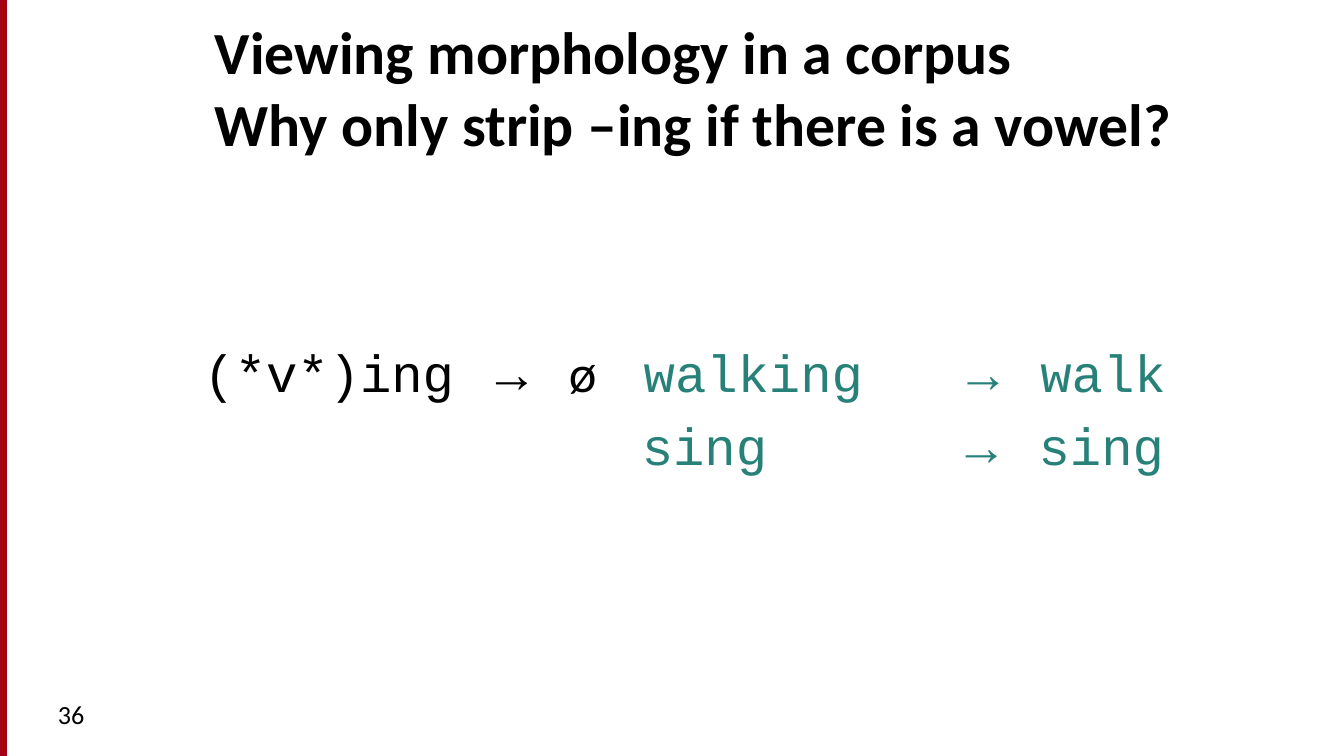
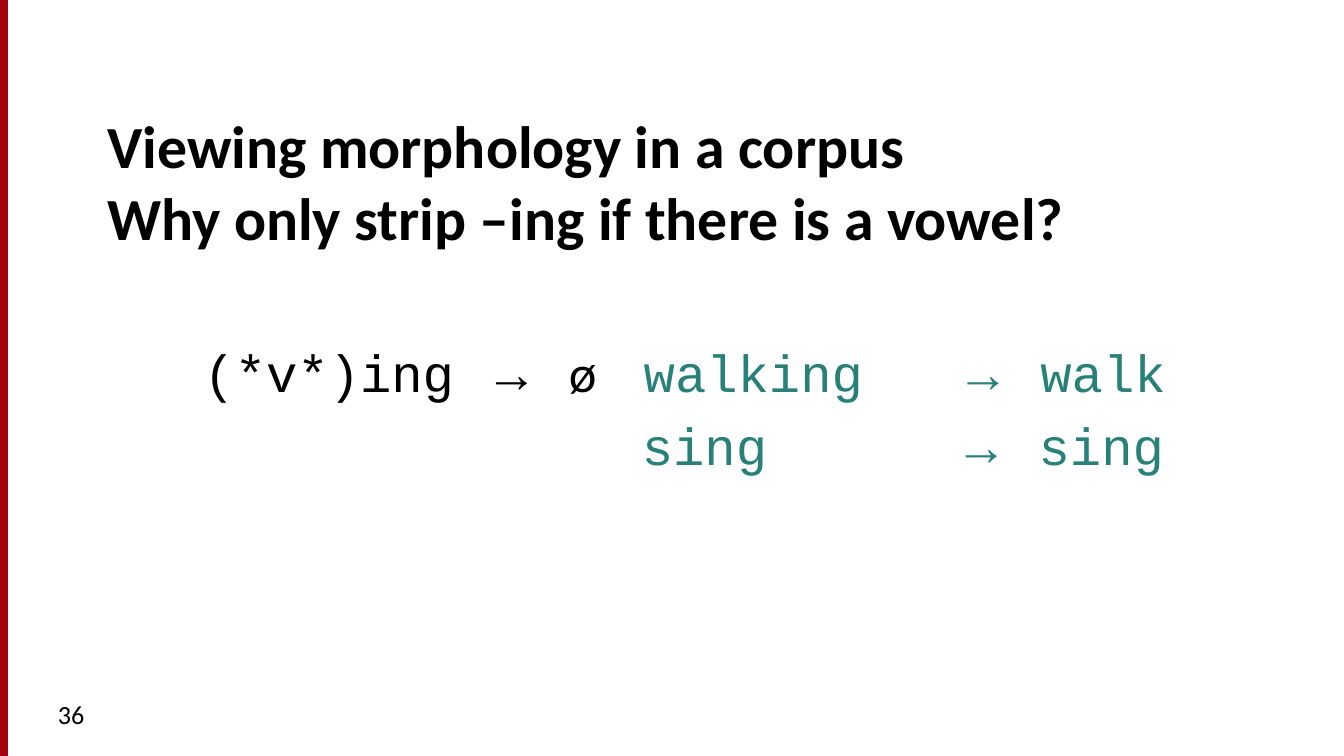
Before and after one commit to motazsaad/NLP-ICTS6361, a slide deck: slide 36 of textbooks/Speech and Language Processing/chapters/2_TextProc.pptx. Drawn at 1344x756 pixels with LibreOffice and Linux fonts; fonts in the diff are those of the drawing. Boxes give left, top, right and bottom in pixels: in the first picture for what was removed or moved away, otherwise in the second. Text is boxed around its words. In the diff, an @@ line names an element or a change of style, - is before the commit and + after.

```diff
--- a/textbooks/Speech and Language Processing/chapters/2_TextProc.pptx
+++ b/textbooks/Speech and Language Processing/chapters/2_TextProc.pptx
@@ text "Viewing morphology in a corpus ...": place and size @@
-text "Viewing morphology in a corpus ..." at (215, 32, 1171, 156)
+text "Viewing morphology in a corpus ..." at (107, 126, 1063, 250)
```
Also in this commit, not shown: 18 other slides changed.
